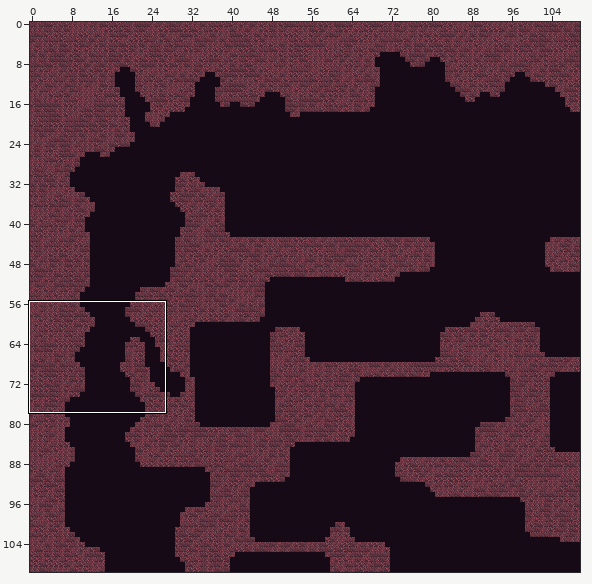
Level history. Tiled map: android/assets/maps/level1.tmx. The picture above shows the old version from afar; the outline marks the close-up.
Close-up. Earlier state:
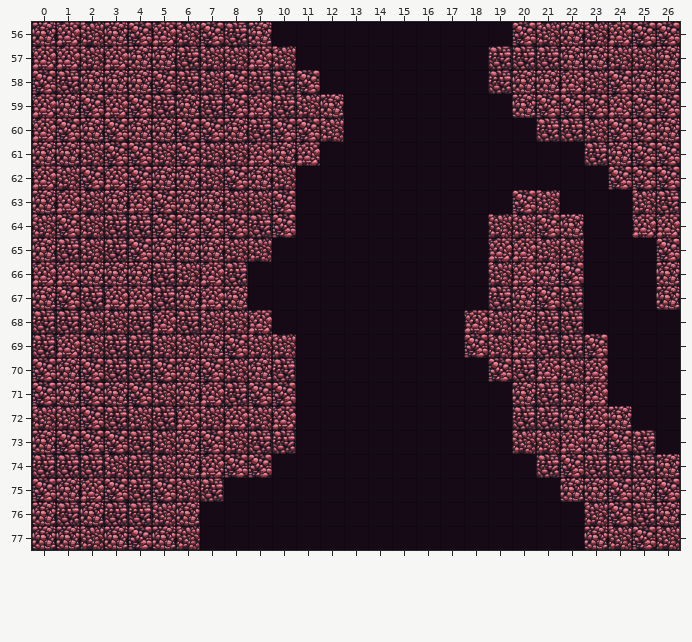
Cells are 64x64 px. Shown: x 0..26, y 56..77. The commit also changed other parts of the map, which this record leaves out.
After the commit:
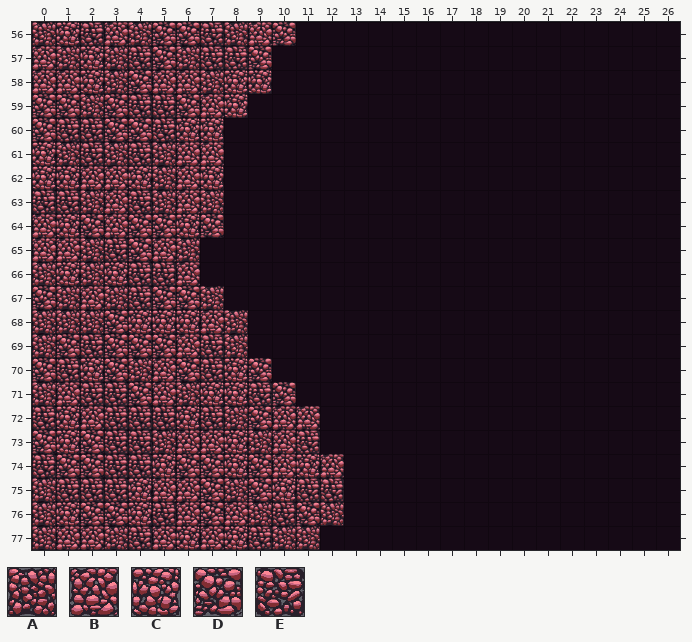
Key: from "tileMapGutter": A 5, B 6, C 7, D 8, E 9.
_ is an empty cell, . an unchanged one.
Diff:
--- layer "terrain"
@@ x 0..26 @@
-56 CBACDBADEC_.........DACABDD
-57 .BABCCEAABA........EEECCAAC
-58 DE.CCDE.DEED.......ECCBADCC
-59 BCDBD.CEDBEAC.......CDDDBDD
-60 BDC.CCDDCEDDA........EEADDC
-61 .CADD.DAABCB...........ECDD
-62 BAD.DCCADCA.............DDD
-63 CB.CBDCCAAD.........DA...AE
-64 ADAEE.D.DED........AADC..BB
-65 CE...CCCAA.........BBAA...D
-66 BBC.C.ABE..........ABCD...C
-67 CDEBBECBC..........ECDE...C
-68 EE.AEBEA.B........BACEE....
-69 EBAEEAACDAA.......DABEED...
-70 .CDEEDCDACE........DEBAB...
-71 DCDC.ACBED..........CEAB...
-72 AAD.A.BABA._........EECBC..
-73 CD.D..CDAEE_........AABCDE.
-74 .EEA.ACBD.___........EDEEEC
-75 DCBDEDAE_____.........CCDCD
-76 CECEEAC______..........ADEC
-77 CCACDCA_____...........CADA
+56 ACEBADDEABD........._______
+57 .ACAEDAEED_........________
+58 BB.ADBB.CC__.......________
+59 DDADE.DBC____......._______
+60 DEE.DECC_____........______
+61 .AEAE.BB____...........____
+62 CCB.CABC___.............___
+63 EE.BEABA___.........__...__
+64 BCDBD.C.___........____..__
+65 BB...BA___.........____..._
+66 ACA.E.B__..........____..._
+67 DABAEDDA_..........____..._
+68 AA.DCCCB._........_____....
+69 ADEDDDBEA__.......______...
+70 .ECDABDECD_........_____...
+71 ABEE.BACCE..........____...
+72 ECB.E.CEAD.B........_____..
+73 DC.E..BBCABE........______.
+74 .DDE.CDDC.BCB........______
+75 AEEECBBDADCEE........._____
+76 ACDDCEBDBAEDA..........____
+77 ABBAEBCBCEAA...........____
